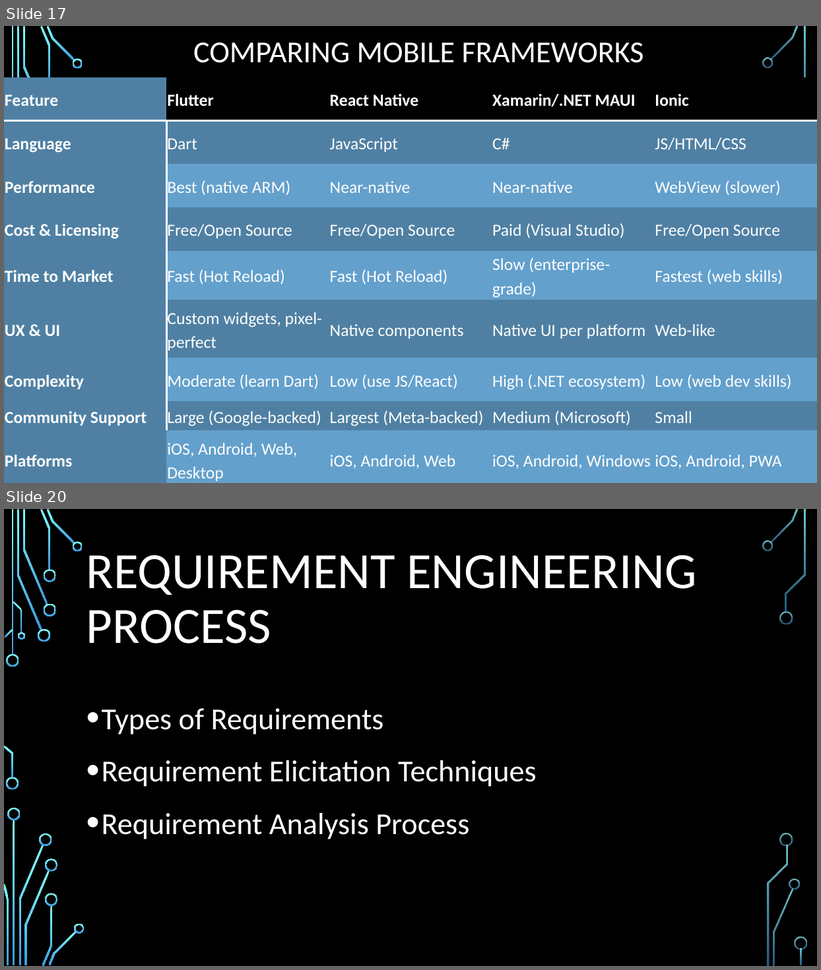
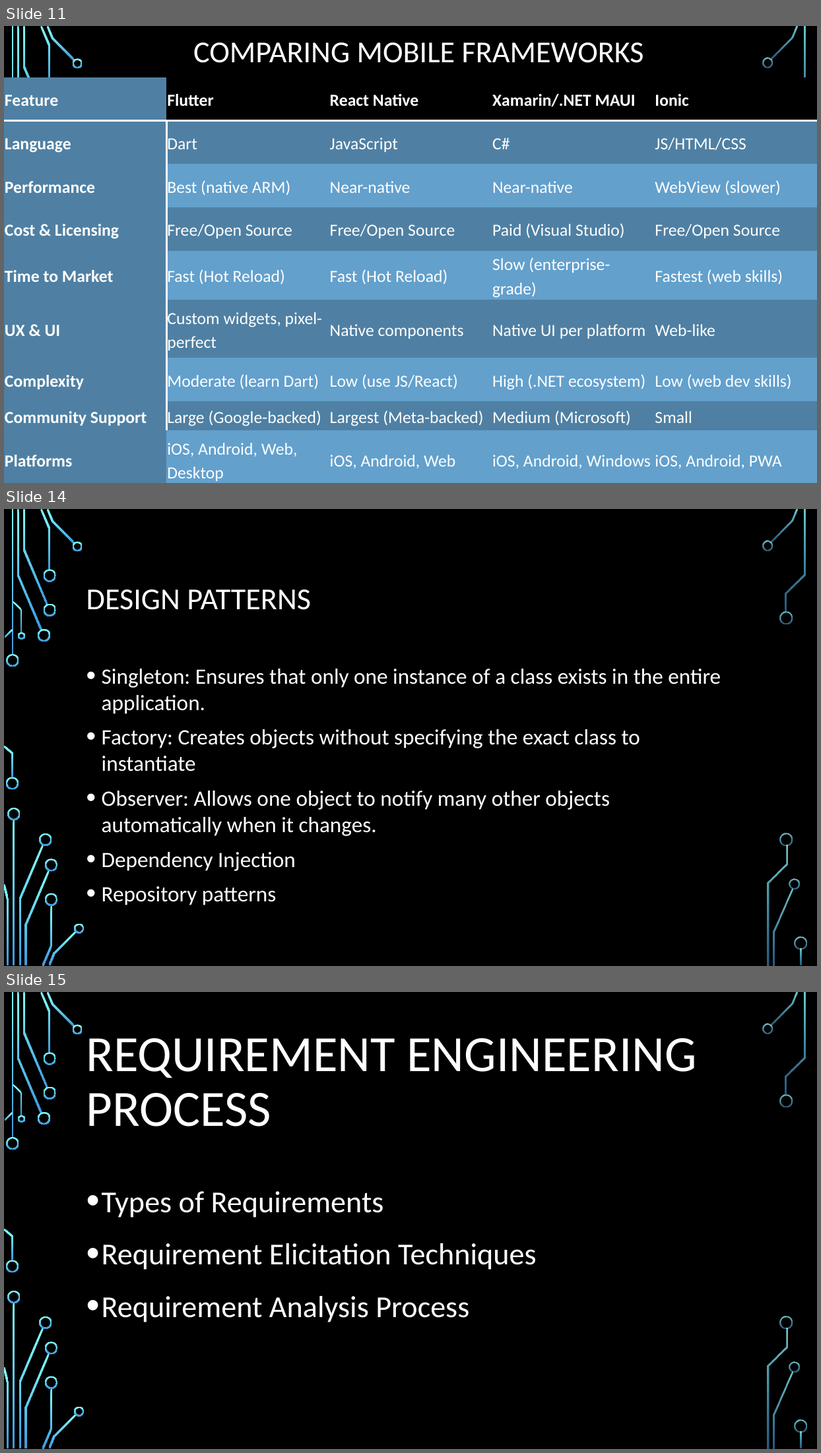
Before and after one commit to Kelben-ui/Group-15, a slide deck: Task 1/TASK 1 PowerPoint.pptx. Shown one above the other, each under a label of ours: slides 17 and 20 before the commit, slides 11, 14 and 15 after it; the slides between them are not shown. The pictures are 821x970 and 821x1453 pixels, drawn with LibreOffice and Linux fonts; fonts in the diff are those of the drawing; background and template pictures are left out. Boxes give left, top, right and bottom in pixels: in the first picture for what was removed or moved away, otherwise in the second. Text is boxed around its words. In the diff, an @@ line names an element or a change of style, - is before the commit and + after.

```diff
--- a/Task 1/TASK 1 PowerPoint.pptx
+++ b/Task 1/TASK 1 PowerPoint.pptx
@@ slide 14 added at (x1=4, y1=509, x2=817, y2=966), background picture (left out); not listed: 36 template elements that a slide beside it also shows @@
@@ title added at (x1=86, y1=590, x2=311, y2=610), 36 pt, text #FFFFFF @@
+DESIGN PATTERNS
@@ text added at (x1=102, y1=669, x2=721, y2=906), 25.9 pt, text #FFFFFF @@
+• Singleton: Ensures that only one instance of a class exists in the entire application.
+• Factory: Creates objects without specifying the exact class to instantiate
+• Observer: Allows one object to notify many other objects automatically when it changes.
+• Dependency Injection
+• Repository patterns
@@ what was slide 17 is now slide 11 @@
@@ what was slide 20 is now slide 15 @@
```
Also in this commit, not shown: 8 slides changed, 1 other slide added, 7 slides removed, 1 other file.
